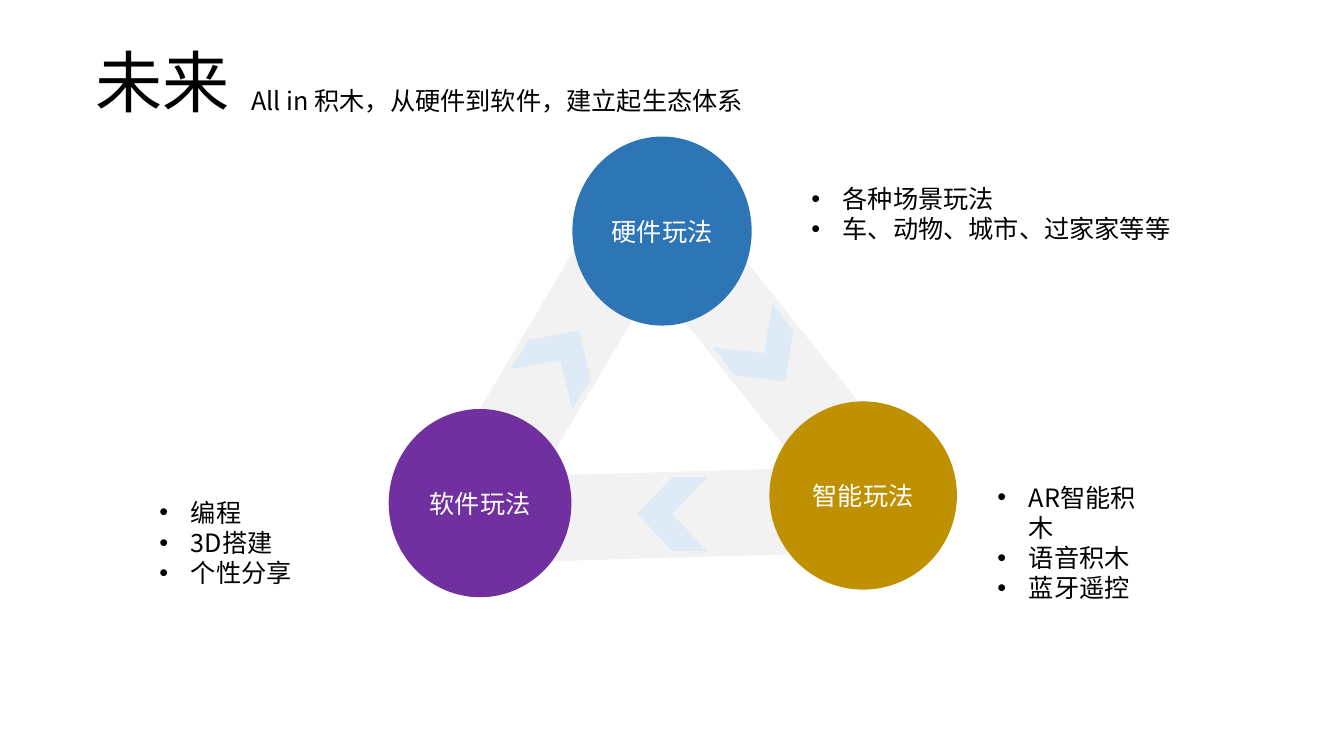
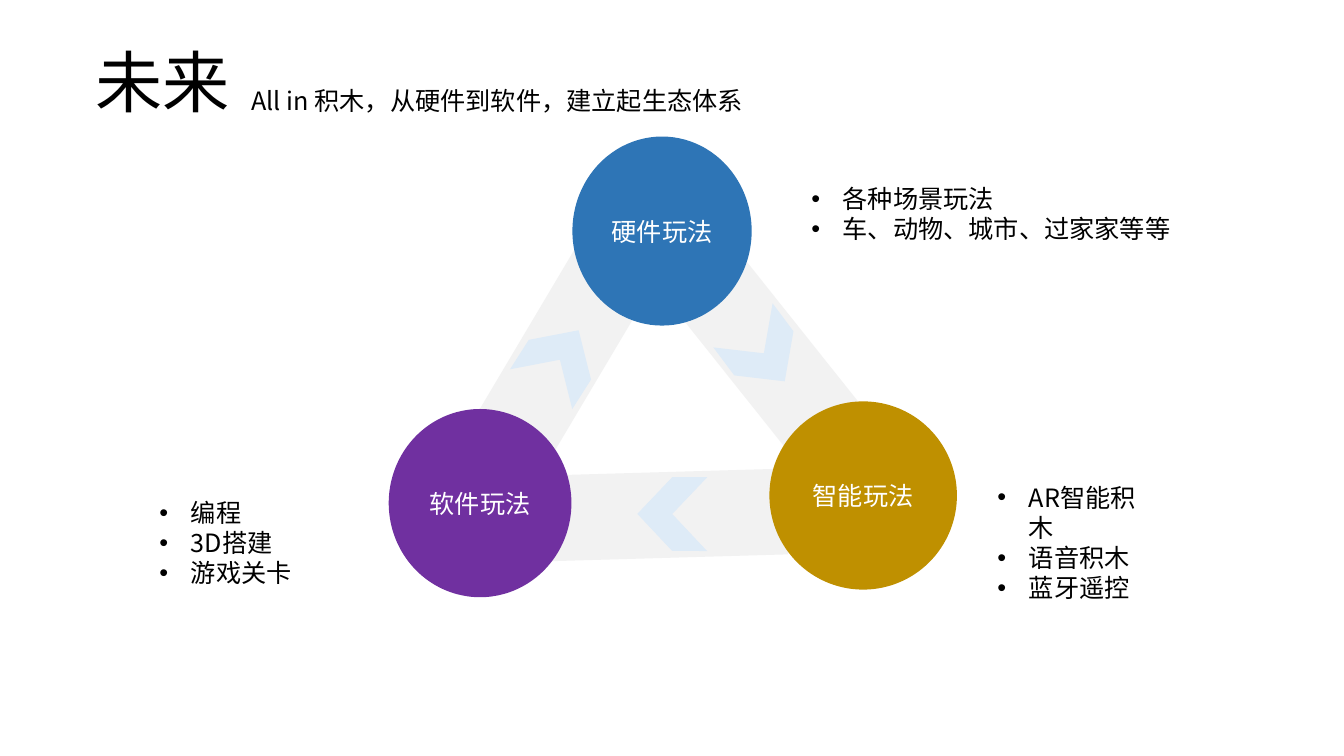
Before and after one commit to kevin0501/go, a slide deck: slide 3 of 需求/积木APP思路.pptx. Drawn at 1344x756 pixels with LibreOffice and Linux fonts; fonts in the diff are those of the drawing. Boxes give left, top, right and bottom in pixels: in the first picture for what was removed or moved away, otherwise in the second. Text is boxed around its words. In the diff, an @@ line names an element or a change of style, - is before the commit and + after.

Commit message:
APP

```diff
--- a/需求/积木APP思路.pptx
+++ b/需求/积木APP思路.pptx
@@ text at box(191, 560, 292, 584): text changed @@
-• 个性分享
+• 游戏关卡
```
